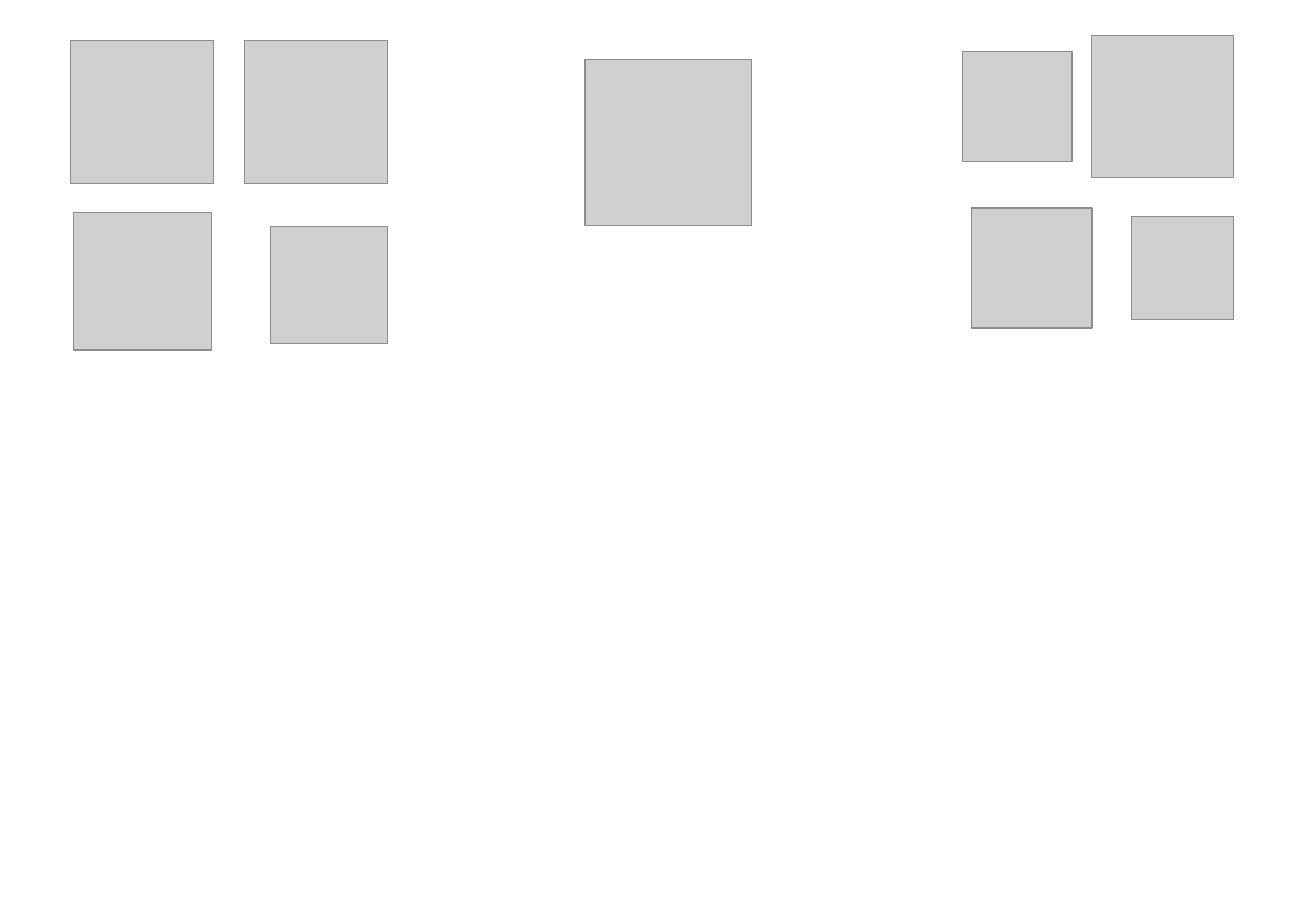
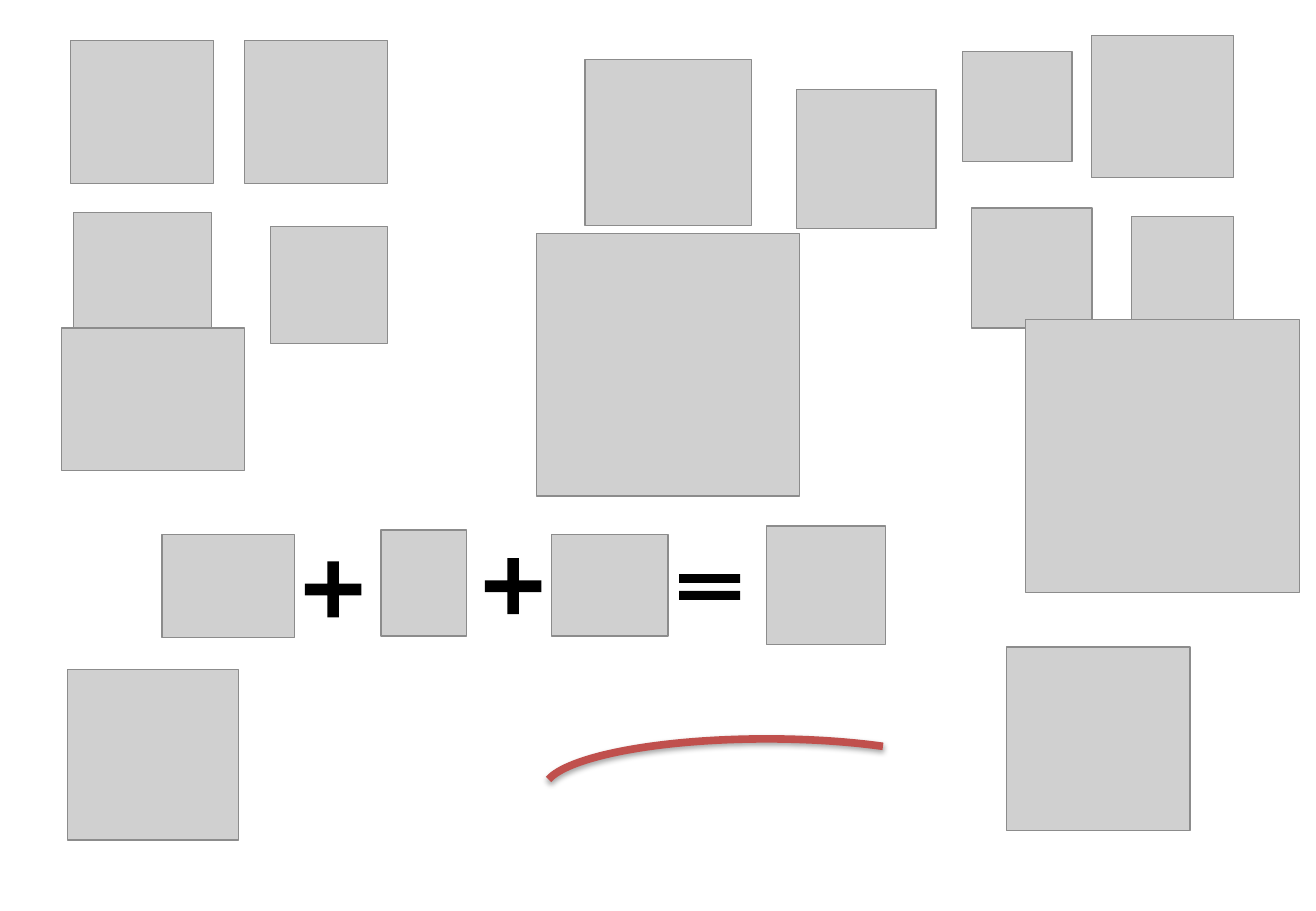
Before and after one commit to kishorecs/storage, a slide deck: slide 2 of bee.pptx. Drawn at 1316x911 pixels with LibreOffice and Linux fonts; fonts in the diff are those of the drawing; grey boxes stand for pictures. Boxes give left, top, right and bottom in pixels: in the first picture for what was removed or moved away, otherwise in the second. Text is boxed around its words. In the diff, an @@ line names an element or a change of style, - is before the commit and + after.

```diff
--- a/bee.pptx
+++ b/bee.pptx
@@ picture added at <box>797,90,937,230</box> @@
@@ picture added at <box>537,233,800,496</box> @@
@@ picture added at <box>61,328,244,470</box> @@
@@ picture added at <box>1027,320,1300,593</box> @@
@@ group added at <box>162,526,886,645</box>: 4 pictures, 2 plus signs, 1 math equal @@
@@ picture added at <box>1006,648,1190,831</box> @@
@@ picture added at <box>68,670,238,840</box> @@
@@ arc (boxed as its full ellipse) added at <box>544,739,990,840</box>, outline #C0504D 4.5 pt @@
```
Also in this commit, not shown: 1 other slide changed, 1 slide added, 1 slide removed, 1 other file.
